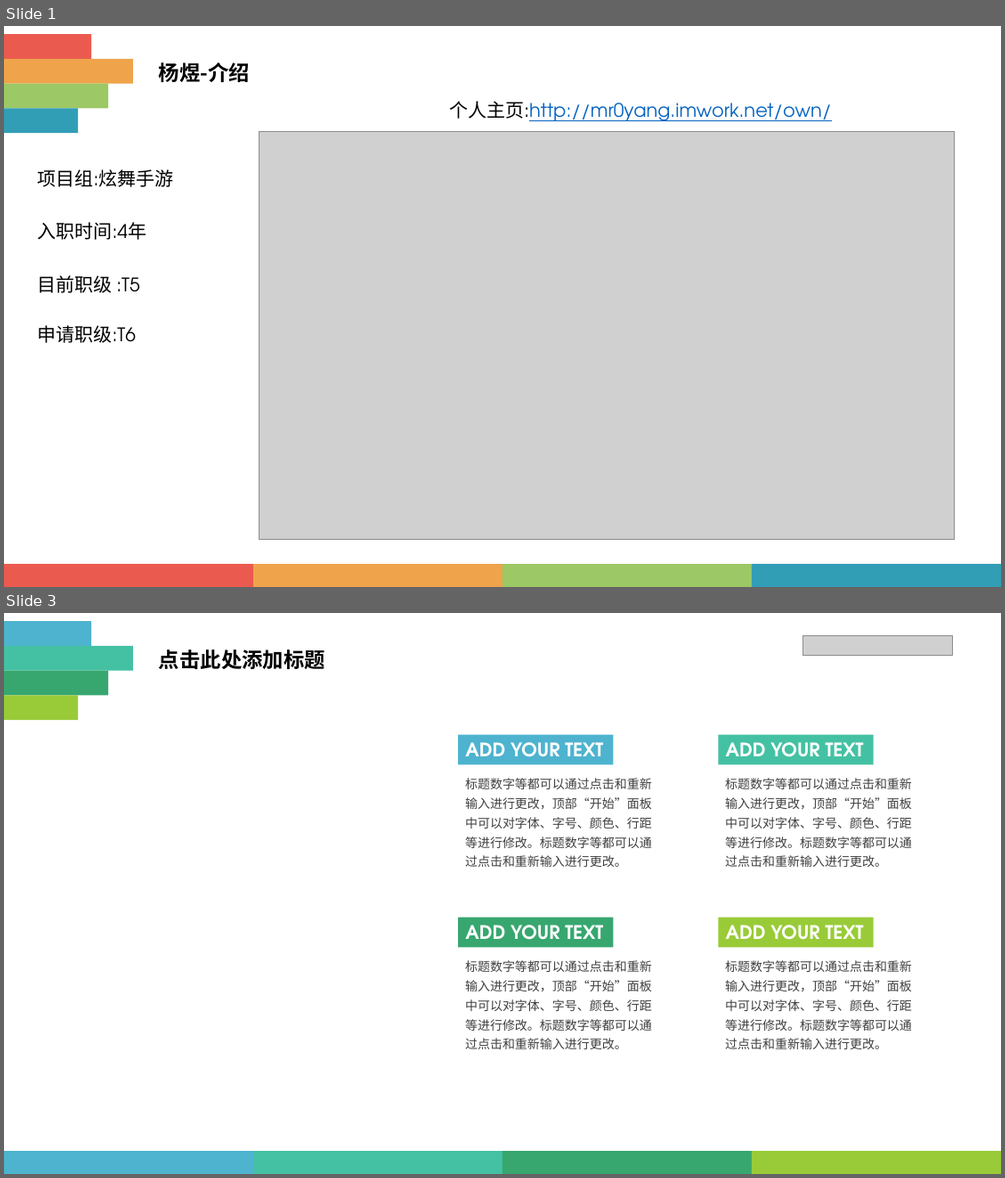
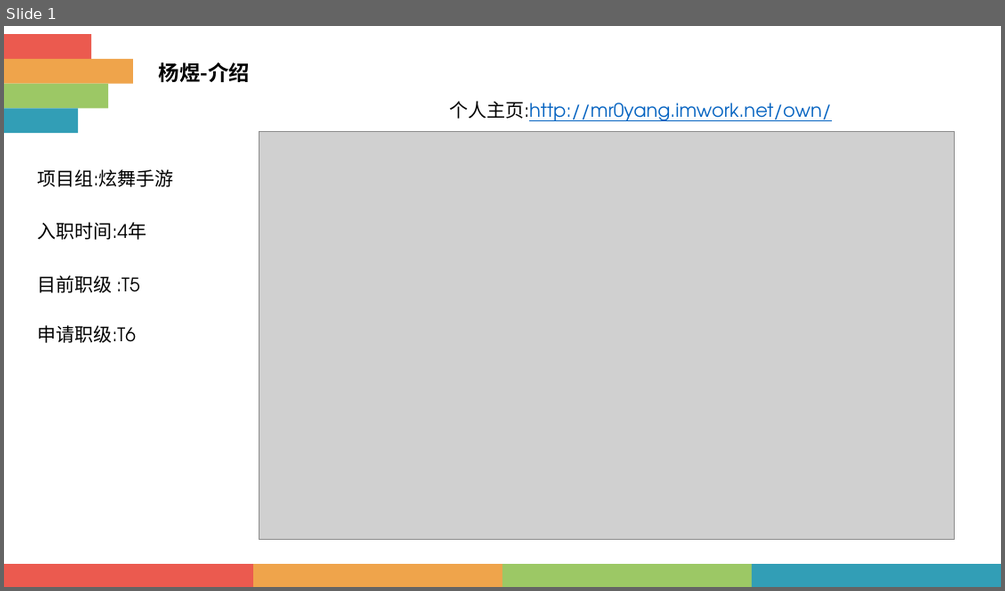
Before and after one commit to cashtony/Company, a slide deck: 文档/2018年6月程序员晋级/晋级 ppt.pptx. Shown one above the other, each under a label of ours: slides 1 and 3 before the commit, slide 1 after it; the slides between them are not shown. The pictures are 1005x1178 and 1005x591 pixels, drawn with LibreOffice and Linux fonts; fonts in the diff are those of the drawing; grey boxes stand for pictures. Boxes give left, top, right and bottom in pixels: in the first picture for what was removed or moved away, otherwise in the second. Text is boxed around its words. In the diff, an @@ line names an element or a change of style, - is before the commit and + after.

Commit message:
2
2

```diff
--- a/文档/2018年6月程序员晋级/晋级 ppt.pptx
+++ b/文档/2018年6月程序员晋级/晋级 ppt.pptx
@@ slide 3 removed at <box>4,613,1001,1174</box>, background #FFFFFF @@
@@ rectangle removed at <box>4,621,91,646</box> @@
@@ picture removed at <box>803,635,953,656</box> @@
@@ rectangle removed at <box>4,646,133,671</box> @@
@@ text removed at <box>159,649,325,669</box> @@
-点击此处添加标题
@@ rectangle removed at <box>4,671,108,695</box> @@
@@ rectangle removed at <box>4,695,78,720</box> @@
@@ rectangle removed at <box>458,735,613,765</box> @@
-ADD YOUR TEXT
@@ rectangle removed at <box>718,735,873,765</box> @@
-ADD YOUR TEXT
@@ text removed at <box>465,778,652,867</box> @@
-标题数字等都可以通过点击和重新输入进行更改，顶部“开始”面板中可以对字体、字号、颜色、行距等进行修改。标题数字等都可以通过点击和重新输入进行更改。
@@ text removed at <box>725,778,912,867</box> @@
-标题数字等都可以通过点击和重新输入进行更改，顶部“开始”面板中可以对字体、字号、颜色、行距等进行修改。标题数字等都可以通过点击和重新输入进行更改。
@@ rectangle removed at <box>458,917,613,948</box> @@
-ADD YOUR TEXT
@@ rectangle removed at <box>718,917,873,948</box> @@
-ADD YOUR TEXT
@@ text removed at <box>465,960,652,1049</box> @@
-标题数字等都可以通过点击和重新输入进行更改，顶部“开始”面板中可以对字体、字号、颜色、行距等进行修改。标题数字等都可以通过点击和重新输入进行更改。
@@ text removed at <box>725,960,912,1049</box> @@
-标题数字等都可以通过点击和重新输入进行更改，顶部“开始”面板中可以对字体、字号、颜色、行距等进行修改。标题数字等都可以通过点击和重新输入进行更改。
@@ rectangle removed at <box>4,1151,253,1174</box> @@
@@ rectangle removed at <box>254,1151,502,1174</box> @@
@@ rectangle removed at <box>502,1151,752,1174</box> @@
@@ rectangle removed at <box>752,1151,1001,1174</box> @@
```
Also in this commit, not shown: 2 slides changed, 3 slides added.
